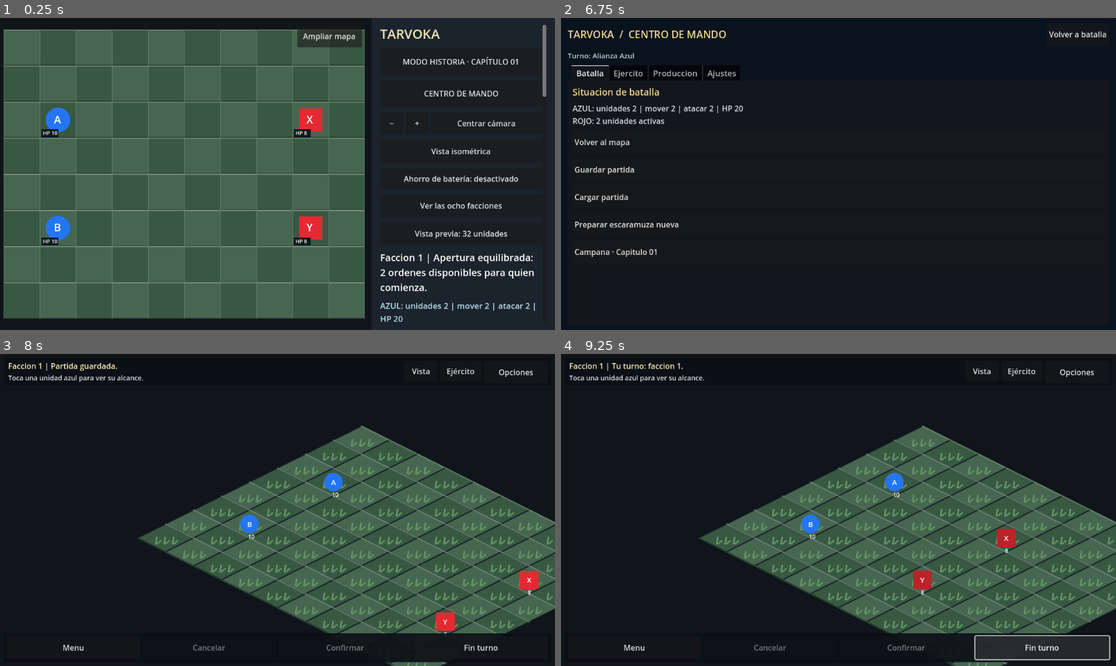
Above: before the commit, frames 1-4 (two rows, left to right).
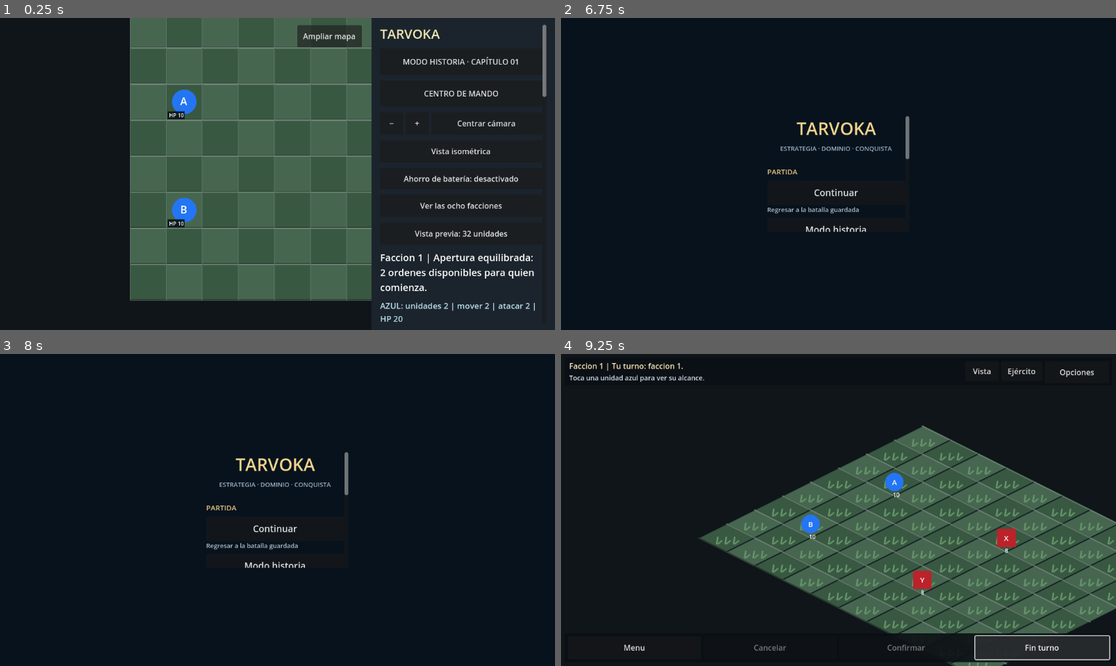
Above: after the commit, the same moments.

Repository: edwinrodri12/Tarvoka
Game: Godot game, scene res://scenes/Main.tscn
The game is run twice, just before and just after one commit, with the same random seed, the same clock (stepped at 60 frames per second) and the same inputs.
Inputs (mouse positions are in pixels of both pictures, inside the frame that each line leads up to):
- Up to frame 1 (0.25 s): no input
- Up to frame 2 (6.75 s): click "Ampliar mapa" at 0.5 s; click "Ejército" at 1.25 s; click "Vista" at 2 s; click "Ejército" at 2.75 s; click "Vista" at 3.5 s; click "Ejército" at 4.25 s; click "Vista" at 5 s; click "Menu" at 5.75 s; click (838, 170) at 6.5 s, where only the run after the commit has a clickable "Menu principal"
- Up to frame 3 (8 s): click (516, 369) at 7.25 s, where only the run before the commit has a clickable "Volver a batalla"
- Up to frame 4 (9.25 s): click "Ejército" (after the commit: "Continuar") at 8 s; click "Fin turno" at 8.75 s

The runs differ from the first frame. In frame 1, 31% of the frame differs, in the area x 0-67%, y 0-97%; in frame 2, 3.3%; in frame 3, 32%, in the area x 1-100%, y 2-100%; in frame 4, nothing differs.
Error before the commit: Invalid access to property or key 'home_requested' on a base object of type 'PanelContainer (TarvokaCommandMenu)'. (res://scripts/ui/Main.gd:576)

Commit message:
feat(ui): navigate back to the main menu from the command center

Diff:
--- a/scripts/ui/CommandMenu.gd
+++ b/scripts/ui/CommandMenu.gd
@@ -6,6 +6,7 @@
 signal load_requested
 signal new_battle_requested
 signal campaign_requested
+signal home_requested
 signal change_view_requested
 signal battery_requested
 signal inspect_unit_requested(unit_id: String)
@@ -167,6 +168,7 @@
     _heading(battle_body,"Situacion de batalla")
     _description(battle_body,BattleReport.field_summary(state))
     _action(battle_body,"Volver al mapa",func(): close_requested.emit())
+    _action(battle_body,"Menu principal",func(): home_requested.emit())
     _action(battle_body,"Guardar partida",func(): save_requested.emit())
     _action(battle_body,"Cargar partida",func(): load_requested.emit())
     _action(battle_body,"Preparar escaramuza nueva",func(): new_battle_requested.emit())
